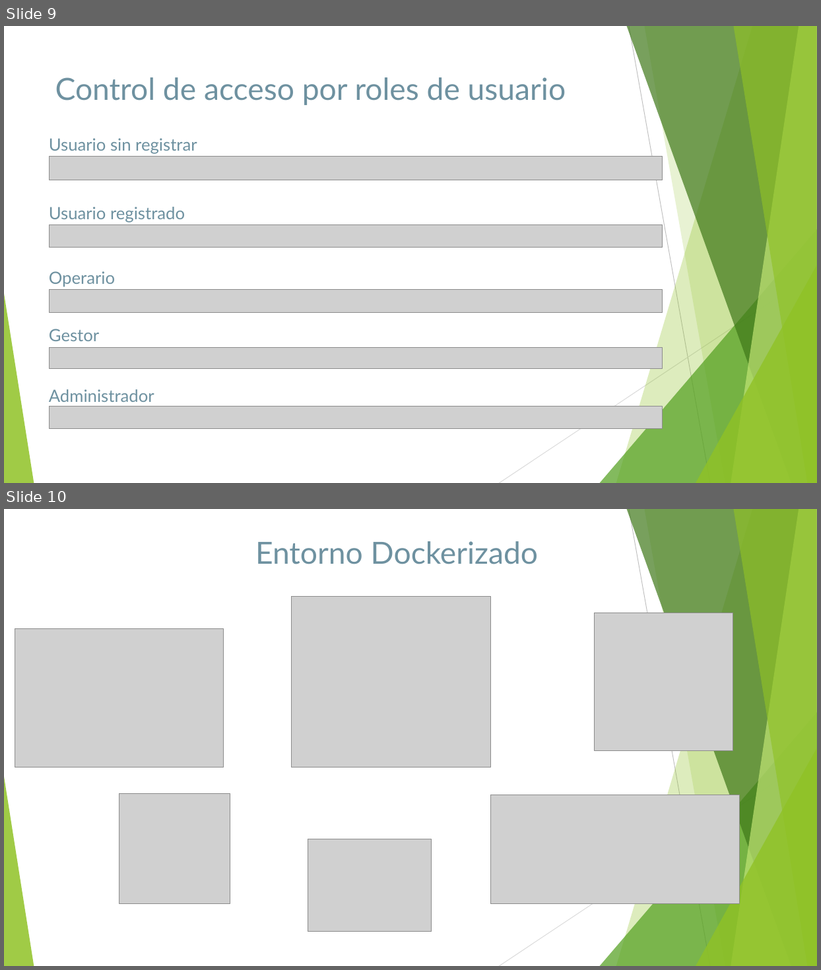
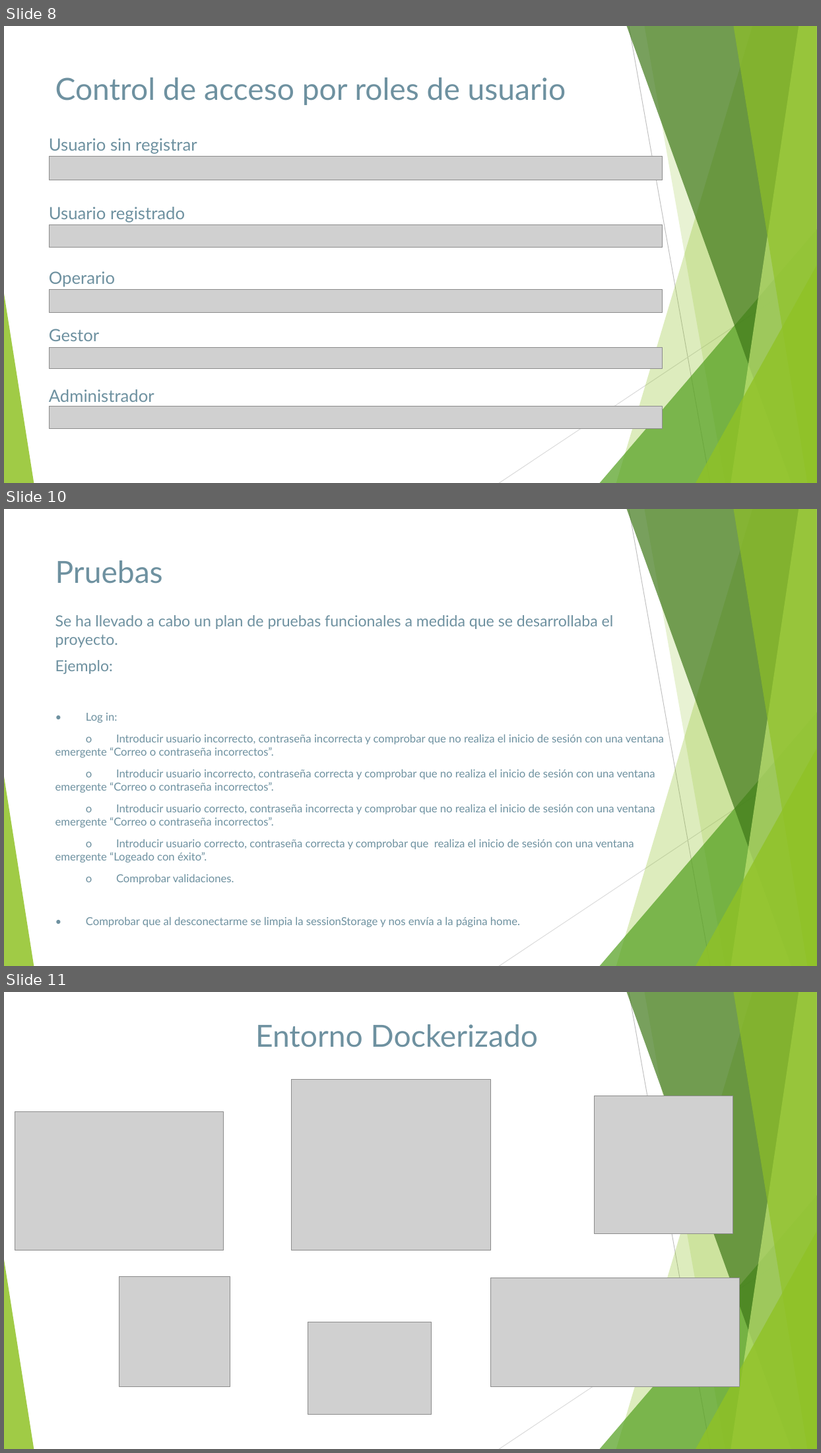
Before and after one commit to raul955/ProyectoFinalDaw, a slide deck: Documentacion/PresentaciónServirep.pptx. Shown one above the other, each under a label of ours: slides 9 and 10 before the commit, slides 8, 10 and 11 after it; the slides between them are not shown. The pictures are 821x970 and 821x1453 pixels, drawn with LibreOffice and Linux fonts; fonts in the diff are those of the drawing; grey boxes stand for pictures. Boxes give left, top, right and bottom in pixels: in the first picture for what was removed or moved away, otherwise in the second. Text is boxed around its words. In the diff, an @@ line names an element or a change of style, - is before the commit and + after.

Commit message:
presentacion

```diff
--- a/Documentacion/PresentaciónServirep.pptx
+++ b/Documentacion/PresentaciónServirep.pptx
@@ slide 10 added at bbox=[4, 509, 817, 966], background #FFFFFF; not listed: 10 template elements that a slide beside it also shows @@
@@ title added at bbox=[55, 560, 163, 584], 36 pt, text #6E91A0 @@
+Pruebas
@@ text added at bbox=[55, 615, 664, 927], 13 pt, text #6E91A0 @@
+Se ha llevado a cabo un plan de pruebas funcionales a medida que se desarrollaba el proyecto.
+Ejemplo:
+• Log in:
+o Introducir usuario incorrecto, contraseña incorrecta y comprobar que no realiza el inicio de sesión con una ventana emergente “Correo o contraseña incorrectos”.
+o Introducir usuario incorrecto, contraseña correcta y comprobar que no realiza el inicio de sesión con una ventana emergente “Correo o contraseña incorrectos”.
+o Introducir usuario correcto, contraseña incorrecta y comprobar que no realiza el inicio de sesión con una ventana emergente “Correo o contraseña incorrectos”.
+o Introducir usuario correcto, contraseña correcta y comprobar que realiza el inicio de sesión con una ventana emergente “Logeado con éxito”.
+o Comprobar validaciones.
+• Comprobar que al desconectarme se limpia la sessionStorage y nos envía a la página home.
@@ what was slide 9 is now slide 8 @@
@@ what was slide 10 is now slide 11 @@
```
Also in this commit, not shown: 2 other slides added, 1 slide removed.
